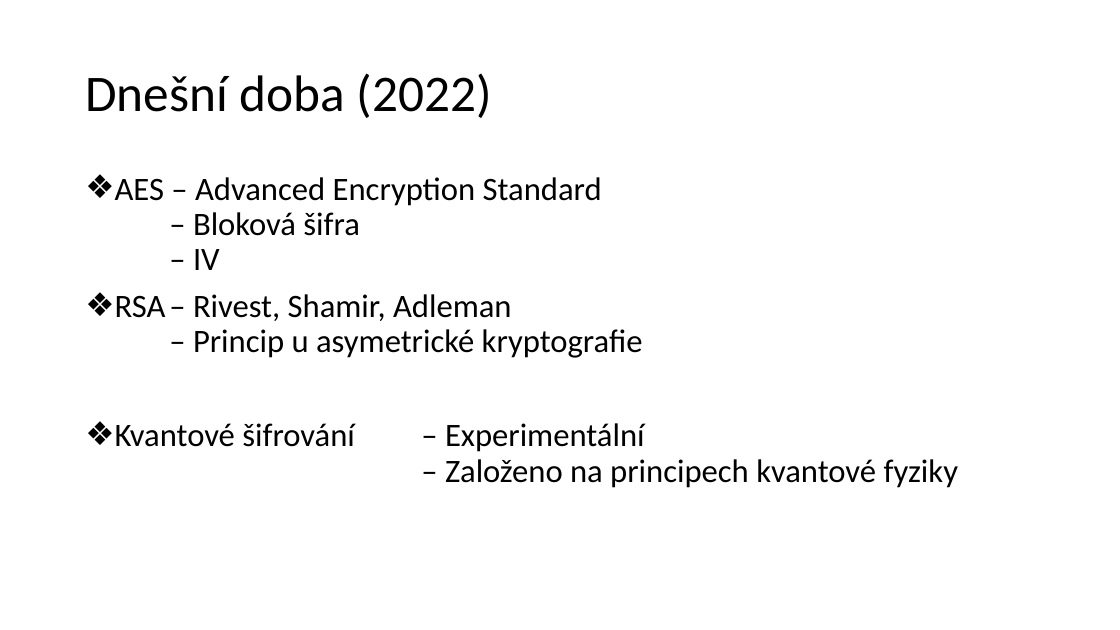
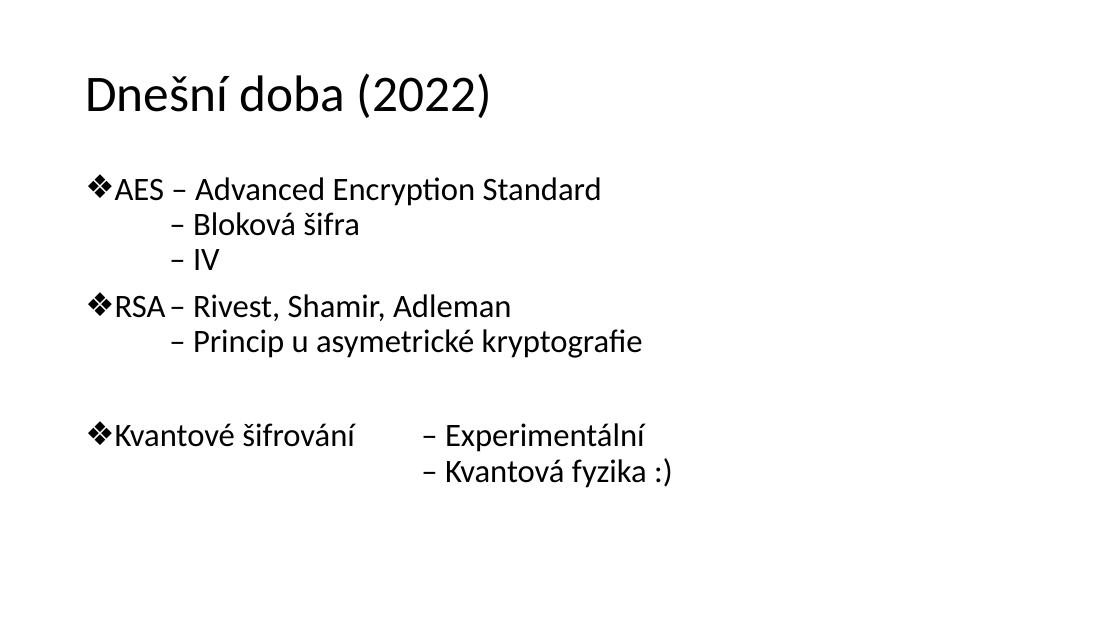
Before and after one commit to Xantus103/Kryptografie-prezentace, a slide deck: slide 7 of zaba.ppsx. Drawn at 1120x630 pixels with LibreOffice and Linux fonts; fonts in the diff are those of the drawing; background and template pictures are left out. Boxes give left, top, right and bottom in pixels: in the first picture for what was removed or moved away, otherwise in the second. Text is boxed around its words. In the diff, an @@ line names an element or a change of style, - is before the commit and + after.

```diff
--- a/zaba.ppsx
+++ b/zaba.ppsx
@@ text at [115, 423, 647, 488]: text changed @@
-❖ Kvantové šifrování – Experimentální
-  – Založeno na principech kvantové fyziky
+❖ Kvantové šifrování – Experimentální
+  – Kvantová fyzika :)
```
Also in this commit, not shown: 9 other slides changed, 3 other files.
